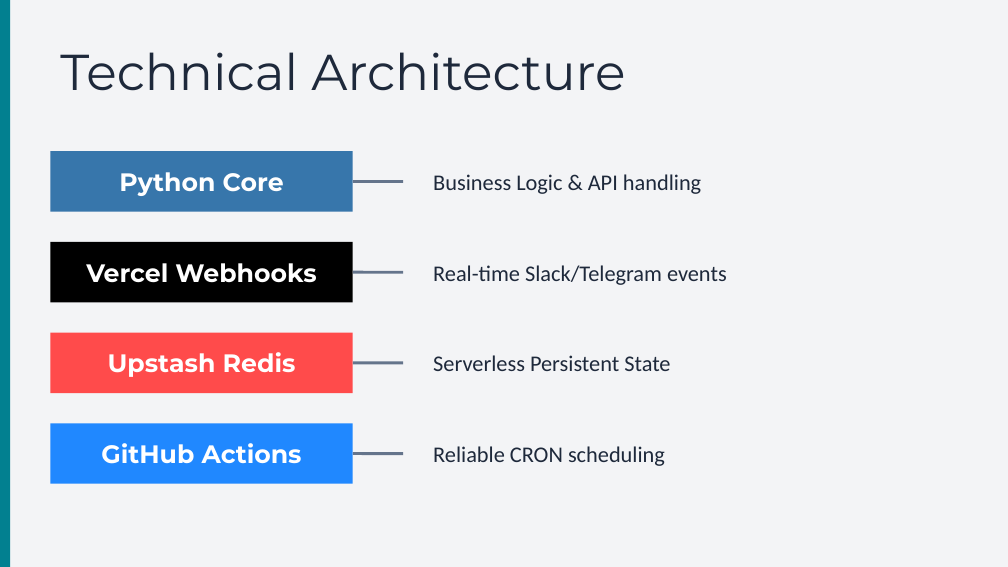
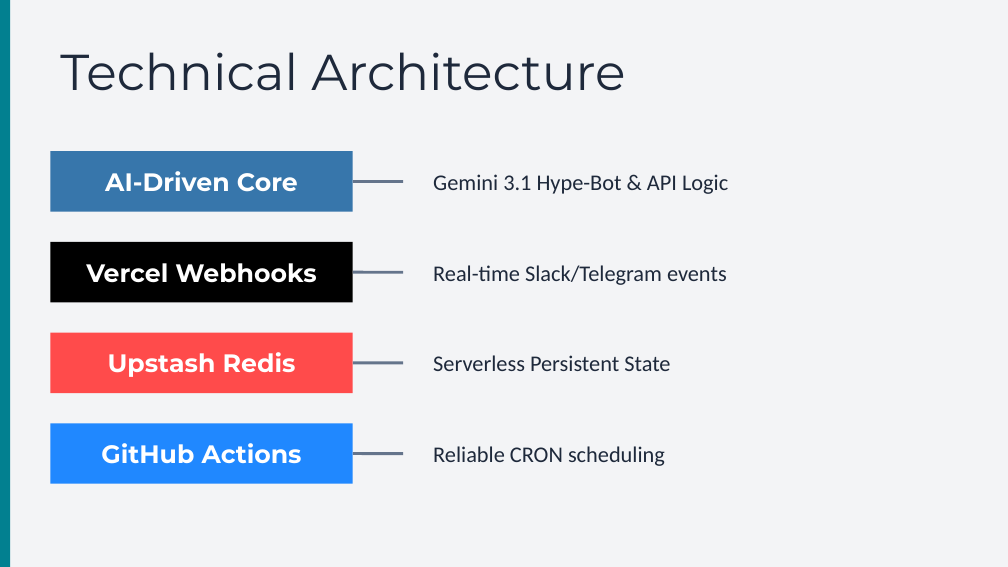
Before and after one commit to CPLADRAGON/LUNCH-BOT-Telegram, a slide deck: slide 6 of LunchBot_Deck.pptx (slide 5 before the commit). Drawn at 1008x567 pixels with LibreOffice and Linux fonts; fonts in the diff are those of the drawing. Boxes give left, top, right and bottom in pixels: in the first picture for what was removed or moved away, otherwise in the second. Text is boxed around its words. In the diff, an @@ line names an element or a change of style, - is before the commit and + after.

Commit message:
feat: finalize presentation update with Gemini 3.1 AI persona and refined daily routine

```diff
--- a/LunchBot_Deck.pptx
+++ b/LunchBot_Deck.pptx
@@ rectangle at [50,151,353,212]: proportions changed @@
@@ text at [105,171,298,192]: text changed @@
-Python Core
+AI-Driven Core
@@ text at [433,174,728,194]: text changed @@
-Business Logic & API handling
+Gemini 3.1 Hype-Bot & API Logic
```
Also in this commit, not shown: 3 other slides changed, 2 slides added, 1 slide removed.
